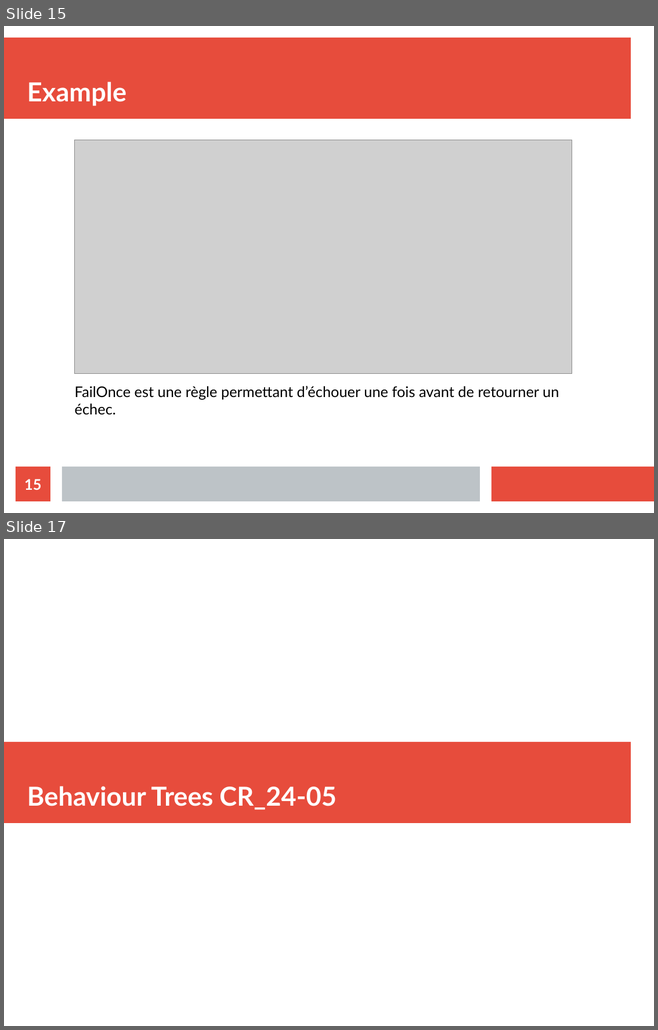
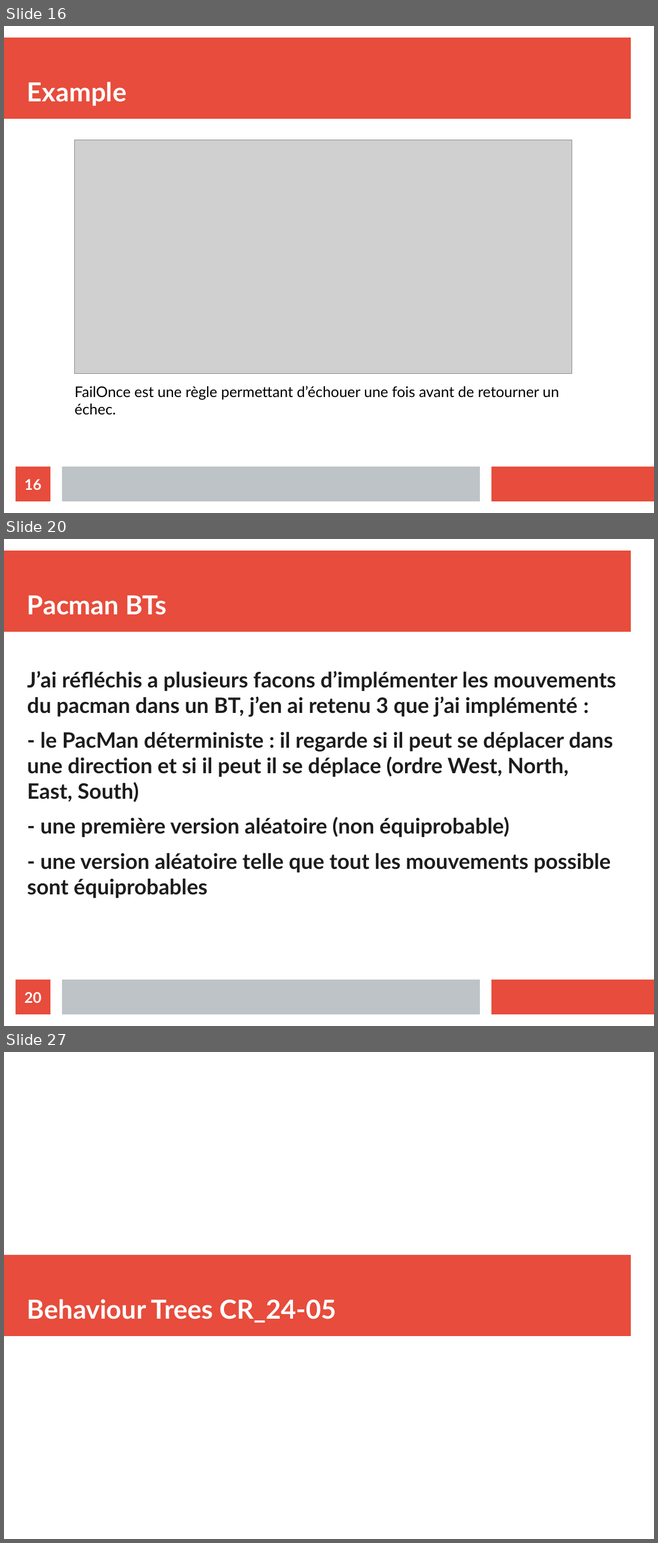
Before and after one commit to ValentinLebouvier/TAL2019, a slide deck: Comptes Rendus/CR_10-05.odp. Shown one above the other, each under a label of ours: slides 15 and 17 before the commit, slides 16, 20 and 27 after it; the slides between them are not shown. The pictures are 658x1030 and 658x1543 pixels, drawn with LibreOffice and Linux fonts; fonts in the diff are those of the drawing; grey boxes stand for pictures. Boxes give left, top, right and bottom in pixels: in the first picture for what was removed or moved away, otherwise in the second. Text is boxed around its words. In the diff, an @@ line names an element or a change of style, - is before the commit and + after.

```diff
--- a/Comptes Rendus/CR_10-05.odp
+++ b/Comptes Rendus/CR_10-05.odp
@@ slide 20 added at (x1=4, y1=539, x2=654, y2=1026), background #FFFFFF; not listed: 3 template elements that a slide beside it also shows @@
@@ title added at (x1=27, y1=595, x2=166, y2=615), 32 pt, text #FFFFFF, bold @@
+Pacman BTs
@@ text added at (x1=27, y1=671, x2=615, y2=898), 26 pt, text #1C1C1C, bold @@
+J’ai réfléchis a plusieurs facons d’implémenter les mouvements du pacman dans un BT, j’en ai retenu 3 que j’ai implémenté :
+- le PacMan déterministe : il regarde si il peut se déplacer dans une direction et si il peut il se déplace (ordre West, North, East, South)
+- une première version aléatoire (non équiprobable)
+- une version aléatoire telle que tout les mouvements possible sont équiprobables
@@ page number added at (x1=16, y1=980, x2=50, y2=1015), fill #E74C3C, 18 pt, text #FFFFFF, bold @@
+20
@@ what was slide 15 is now slide 16 @@
@@ page number at (x1=24, y1=479, x2=41, y2=490): text changed @@
-15
+16
@@ what was slide 17 is now slide 27 @@
```
Also in this commit, not shown: 2 slides changed, 9 other slides added, 18 other files.
